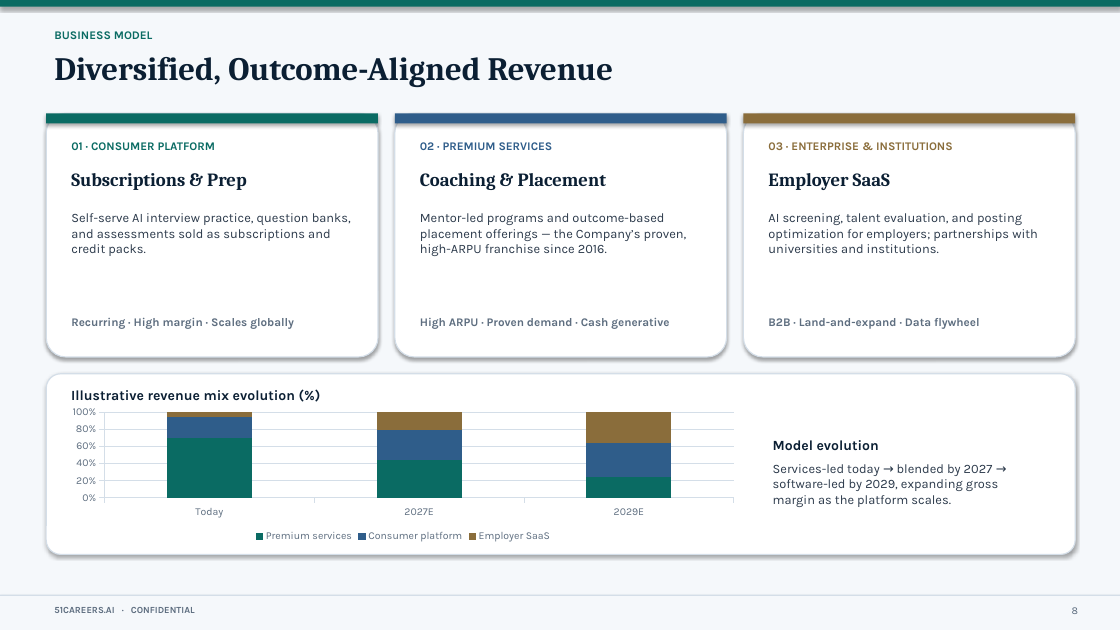
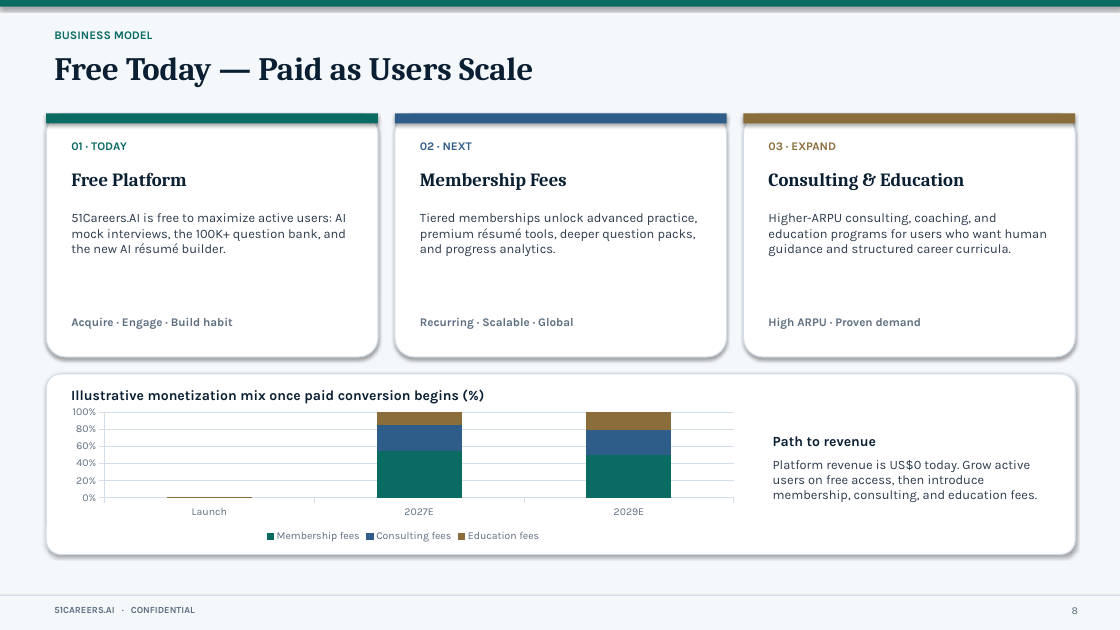
Before and after one commit to anthonyleedu/anthonyleedu, a slide deck: slide 8 of 51Careers_AI_Investor_Presentation.pptx. Drawn at 1120x630 pixels with LibreOffice and Linux fonts; fonts in the diff are those of the drawing. Boxes give left, top, right and bottom in pixels: in the first picture for what was removed or moved away, otherwise in the second. Text is boxed around its words. In the diff, an @@ line names an element or a change of style, - is before the commit and + after.

```diff
--- a/51Careers_AI_Investor_Presentation.pptx
+++ b/51Careers_AI_Investor_Presentation.pptx
@@ text at [54, 57, 533, 87]: text changed @@
-Diversified, Outcome-Aligned Revenue
+Free Today — Paid as Users Scale
@@ text at [71, 142, 127, 150]: text changed @@
-01 · CONSUMER PLATFORM
+01 · TODAY
@@ text at [420, 142, 472, 150]: text changed @@
-02 · PREMIUM SERVICES
+02 · NEXT
@@ text at [768, 142, 836, 150]: text changed @@
-03 · ENTERPRISE & INSTITUTIONS
+03 · EXPAND
@@ text at [71, 172, 187, 186]: text changed @@
-Subscriptions & Prep
+Free Platform
@@ text at [420, 173, 566, 190]: text changed @@
-Coaching & Placement
+Membership Fees
@@ text at [768, 173, 964, 190]: text changed @@
-Employer SaaS
+Consulting & Education
@@ text at [71, 213, 346, 253]: text changed @@
-Self-serve AI interview practice, question banks, and assessments sold as subscriptions and credit packs.
+51Careers.AI is free to maximize active users: AI mock interviews, the 100K+ question bank, and the new AI résumé builder.
@@ text at [420, 213, 697, 256]: text changed @@
-Mentor-led programs and outcome-based placement offerings — the Company’s proven, high-ARPU franchise since 2016.
+Tiered memberships unlock advanced practice, premium résumé tools, deeper question packs, and progress analytics.
@@ text at [768, 213, 1047, 256]: text changed @@
-AI screening, talent evaluation, and posting optimization for employers; partnerships with universities and institutions.
+Higher-ARPU consulting, coaching, and education programs for users who want human guidance and structured career curricula.
@@ text at [71, 318, 233, 329]: text changed @@
-Recurring · High margin · Scales globally
+Acquire · Engage · Build habit
@@ text at [420, 318, 573, 329]: text changed @@
-High ARPU · Proven demand · Cash generative
+Recurring · Scalable · Global
@@ text at [768, 318, 922, 329]: text changed @@
-B2B · Land-and-expand · Data flywheel
+High ARPU · Proven demand
@@ column stacked 100% chart at [59, 403, 748, 546] @@
-categories: Today, 2027E, 2029E
+categories: Launch, 2027E, 2029E
-Premium services: 70, 45, 25
+Membership fees: 0, 55, 50
-Consumer platform: 25, 35, 40
+Consulting fees: 0, 30, 30
-Employer SaaS: 5, 20, 35
+Education fees: 0, 15, 20
@@ text at [71, 390, 459, 404]: text changed @@
-Illustrative revenue mix evolution (%)
+Illustrative monetization mix once paid conversion begins (%)
@@ text at [773, 436, 1037, 502]: text changed @@
-Model evolution
-Services-led today → blended by 2027 → software-led by 2029, expanding gross margin as the platform scales.
+Path to revenue
+Platform revenue is US$0 today. Grow active users on free access, then introduce membership, consulting, and education fees.
```
Also in this commit, not shown: 11 other slides changed, 1 slide added, 1 slide removed, 1 other file.
